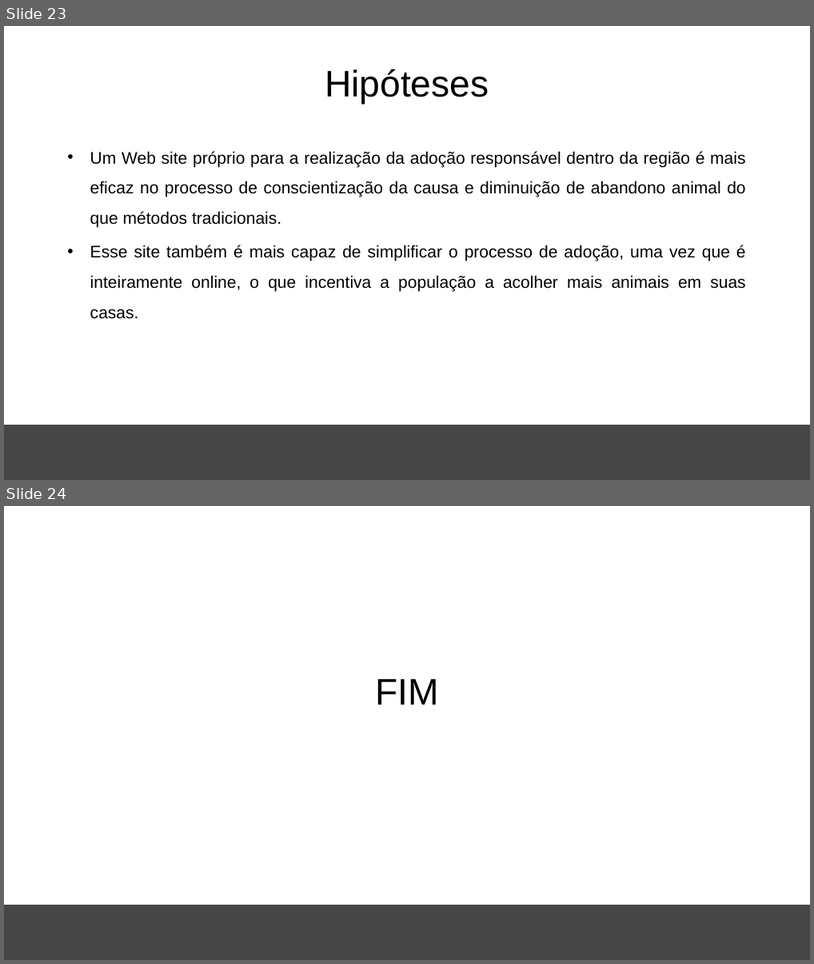
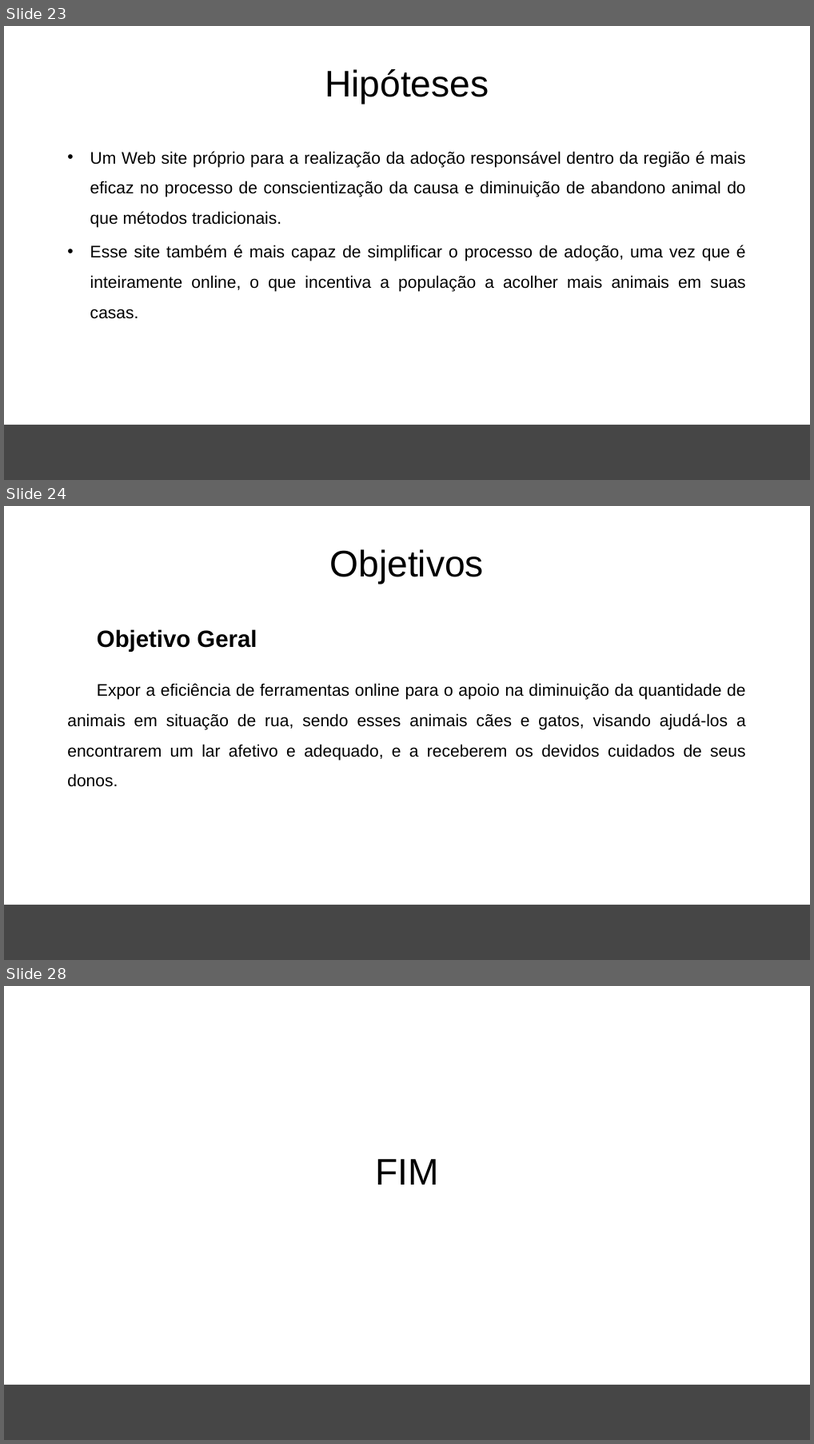
Before and after one commit to Bewwwy/TCC, a slide deck: Arquivos/TCC.pptx. Shown one above the other, each under a label of ours: slides 23 and 24 before the commit, slides 23, 24 and 28 after it; the slides between them are not shown. The pictures are 814x964 and 814x1444 pixels, drawn with LibreOffice and Linux fonts; fonts in the diff are those of the drawing; background and template pictures are left out. Boxes give left, top, right and bottom in pixels: in the first picture for what was removed or moved away, otherwise in the second. Text is boxed around its words. In the diff, an @@ line names an element or a change of style, - is before the commit and + after.

```diff
--- a/Arquivos/TCC.pptx
+++ b/Arquivos/TCC.pptx
@@ slide 24 added at [4,506,810,960], background #FFFFFF; not listed: 1 template element that a slide beside it also shows @@
@@ title added at [330,549,484,584], 44 pt, text #000000 @@
+Objetivos
@@ text added at [97,629,257,652], 28 pt, text #000000, bold @@
+Objetivo Geral
@@ text added at [67,683,746,787], 20 pt, text #000000 @@
+Expor a eficiência de ferramentas online para o apoio na diminuição da quantidade de animais em situação de rua, sendo esses animais cães e gatos, visando ajudá-los a encontrarem um lar afetivo e adequado, e a receberem os devidos cuidados de seus donos.
@@ what was slide 24 is now slide 28 @@
```
Also in this commit, not shown: 8 slides changed, 3 other slides added, 25 other files.
